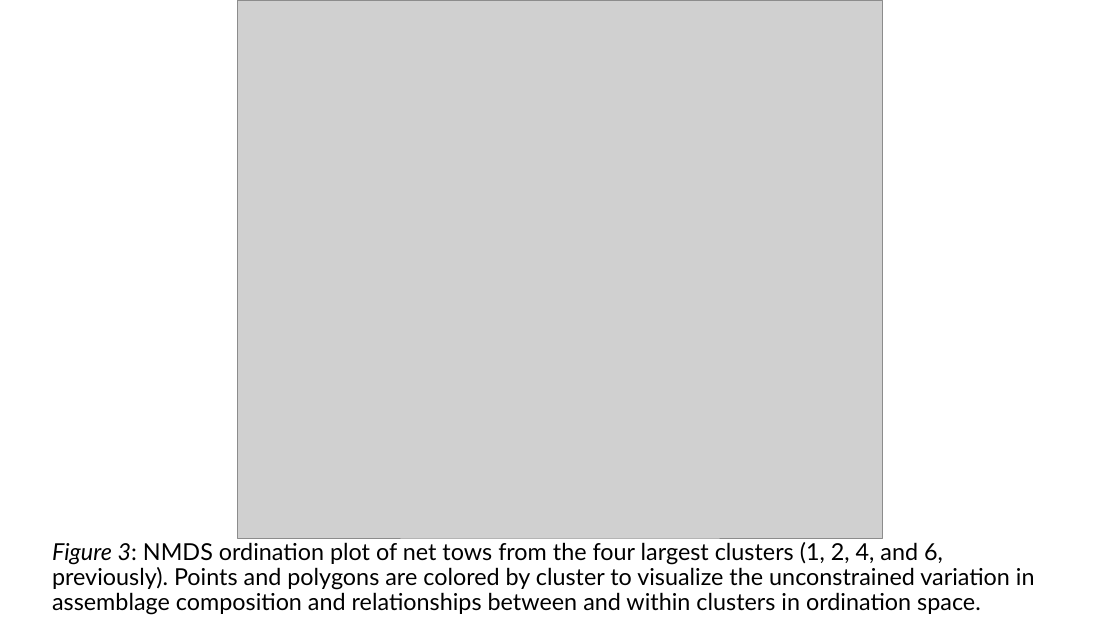
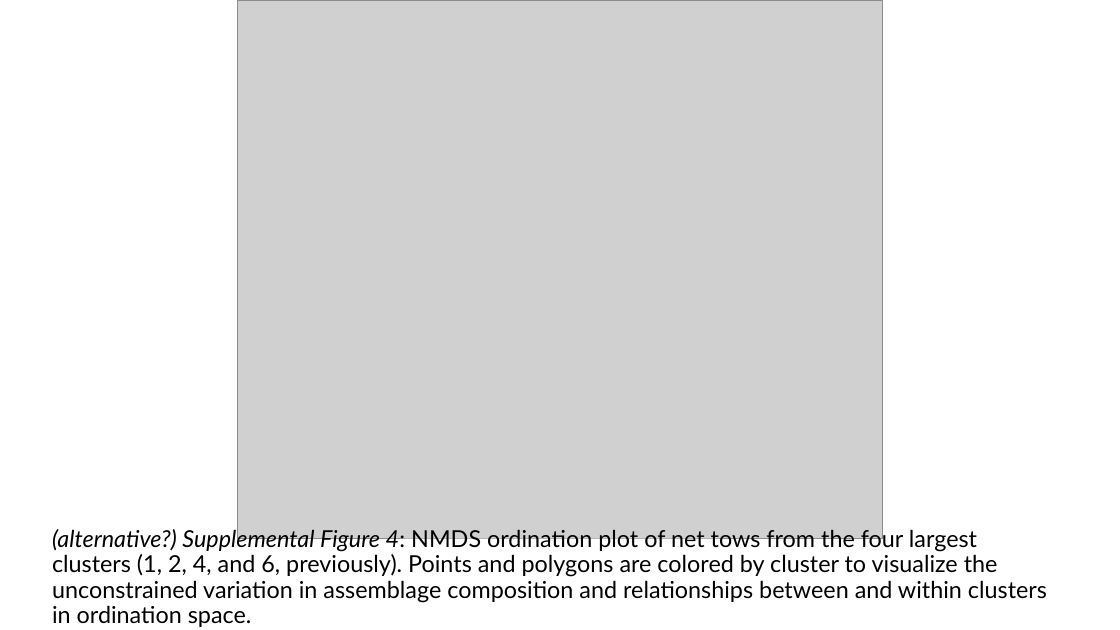
Before and after one commit to LukeABobay/larval-fish-community-analysis, a slide deck: slide 21 of Project Figures and Tables in order.pptx (slide 5 before the commit). Drawn at 1120x630 pixels with LibreOffice and Linux fonts; fonts in the diff are those of the drawing; grey boxes stand for pictures. Boxes give left, top, right and bottom in pixels: in the first picture for what was removed or moved away, otherwise in the second. Text is boxed around its words. In the diff, an @@ line names an element or a change of style, - is before the commit and + after.

Commit message:
Update powerpoint with figures and tables

```diff
--- a/Project Figures and Tables in order.pptx
+++ b/Project Figures and Tables in order.pptx
@@ text at bbox=[52, 527, 1047, 627]: text changed @@
-Figure 3: NMDS ordination plot of net tows from the four largest clusters (1, 2, 4, and 6, previously). Points and polygons are colored by cluster to visualize the unconstrained variation in assemblage composition and relationships between and within clusters in ordination space.
+(alternative?) Supplemental Figure 4: NMDS ordination plot of net tows from the four largest clusters (1, 2, 4, and 6, previously). Points and polygons are colored by cluster to visualize the unconstrained variation in assemblage composition and relationships between and within clusters in ordination space.
```
Also in this commit, not shown: 12 other slides changed, 4 slides added.
